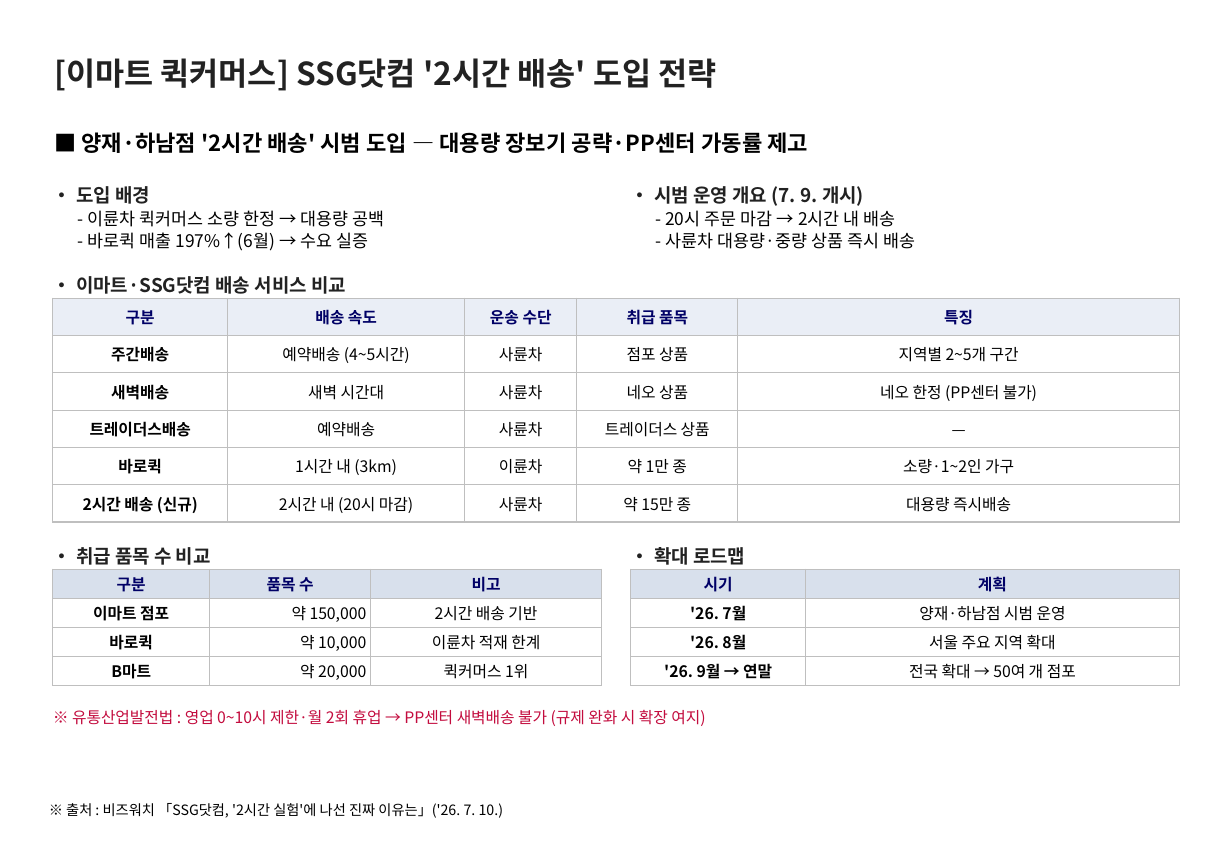
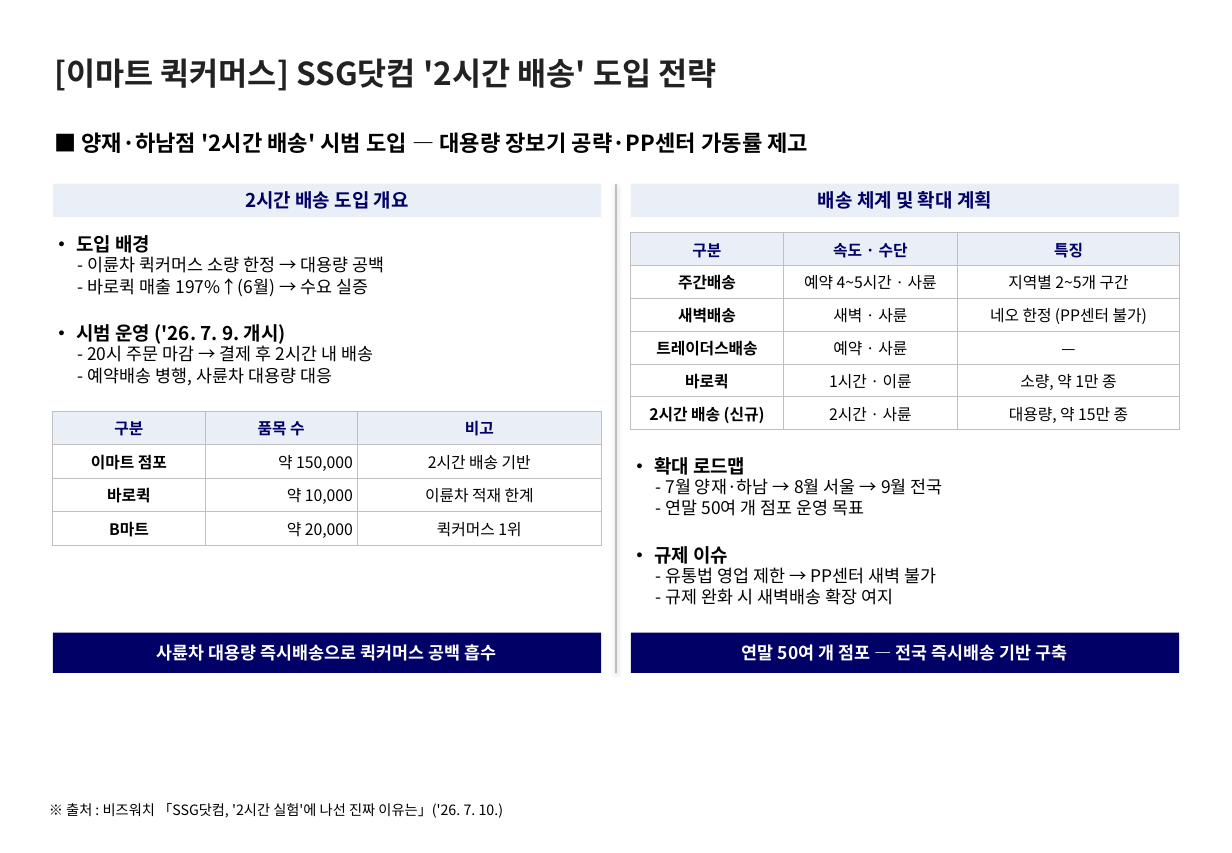
Before and after one commit to avoseed/web1, a slide deck: slide 1 of reports/ssg-quickcommerce-onepager.pptx. Drawn at 1232x853 pixels with LibreOffice and Linux fonts; fonts in the diff are those of the drawing. Boxes give left, top, right and bottom in pixels: in the first picture for what was removed or moved away, otherwise in the second. Text is boxed around its words. In the diff, an @@ line names an element or a change of style, - is before the commit and + after.

```diff
--- a/reports/ssg-quickcommerce-onepager.pptx
+++ b/reports/ssg-quickcommerce-onepager.pptx
@@ rectangle added at (52,183,601,217), fill #EAEEF6 @@
@@ text added at (245,191,409,209), 12 pt, text #000066, bold @@
+2시간 배송 도입 개요
@@ elbow line added from (617, 183) to (617, 673), #BFBFBF 0.75 pt @@
@@ text "배송 체계 및 확대 계획" at (818,191,992,209): vertical alignment top to middle @@
@@ rectangle added at (631,183,1180,217), fill #EAEEF6 @@
@@ text at (818,191,992,209): text changed; text colour #222222 to #000066 @@
-• 시범 운영 개요 (7. 9. 개시)
+배송 체계 및 확대 계획
@@ text "• 도입 배경": place and size @@
-text "• 도입 배경" at (76,186,150,204)
+text "• 도입 배경" at (76,235,150,257)
@@ text "• 도입 배경" at (76,235,150,257): text colour #222222 to #000000 @@
@@ table at (631,233,1181,430) @@
-column 2: 배송 속도 | 예약배송 (4~5시간) | 새벽 시간대 | 예약배송 | 1시간 내 (3km) | 2시간 내 (20시 마감)
-column 3: 운송 수단 | 사륜차 | 사륜차 | 사륜차 | 이륜차 | 사륜차
-column 4: 취급 품목 | 점포 상품 | 네오 상품 | 트레이더스 상품 | 약 1만 종 | 약 15만 종
-column 5: 특징 | 지역별 2~5개 구간 | 네오 한정 (PP센터 불가) | — | 소량·1~2인 가구 | 대용량 즉시배송
+column 2: 속도 · 수단 | 예약 4~5시간 · 사륜 | 새벽 · 사륜 | 예약 · 사륜 | 1시간 · 이륜 | 2시간 · 사륜
+column 3: 특징 | 지역별 2~5개 구간 | 네오 한정 (PP센터 불가) | — | 소량, 약 1만 종 | 대용량, 약 15만 종
@@ table: place and size @@
-table at (52,298,1180,522)
+table at (631,233,1181,430)
@@ text "- 이륜차 퀵커머스 소량 한정 ...": place and size @@
-text "- 이륜차 퀵커머스 소량 한정 ..." at (87,210,385,227)
+text "- 이륜차 퀵커머스 소량 한정 ..." at (87,256,385,273)
@@ text removed at (76,276,346,294) @@
-• 이마트·SSG닷컴 배송 서비스 비교
@@ text "- 바로퀵 매출 197%↑(6월) → ...": place and size @@
-text "- 바로퀵 매출 197%↑(6월) → ..." at (87,232,369,251)
+text "- 바로퀵 매출 197%↑(6월) → ..." at (87,278,369,297)
@@ text added at (76,324,286,346), 12 pt, text #000000, bold @@
+• 시범 운영 ('26. 7. 9. 개시)
@@ text at (87,343,373,362): text changed @@
-- 20시 주문 마감 → 2시간 내 배송
+- 20시 주문 마감 → 결제 후 2시간 내 배송
@@ text added at (87,367,332,385), 11 pt, text #000000 @@
+- 예약배송 병행, 사륜차 대용량 대응
@@ table at (52,411,602,545) @@
@@ fill #D8E0EC to #EAEEF6 in row 1 @@
@@ table: place and size @@
-table at (52,569,602,685)
+table at (52,411,602,545)
@@ text "• 확대 로드맵" at (654,457,745,475): text colour #222222 to #000000 @@
@@ text "• 확대 로드맵": place and size @@
-text "• 확대 로드맵" at (654,547,745,565)
+text "• 확대 로드맵" at (654,457,745,475)
@@ text added at (665,478,943,495), 11 pt, text #000000 @@
+- 7월 양재·하남 → 8월 서울 → 9월 전국
@@ text added at (665,499,864,516), 11 pt, text #000000 @@
+- 연말 50여 개 점포 운영 목표
@@ text removed at (76,547,211,565) @@
-• 취급 품목 수 비교
@@ table removed at (631,569,1181,685), 4 rows, 2 columns @@
-시기 | 계획
-'26. 7월 | 양재·하남점 시범 운영
-'26. 8월 | 서울 주요 지역 확대
-'26. 9월 → 연말 | 전국 확대 → 50여 개 점포
@@ text added at (654,546,728,568), 12 pt, text #000000, bold @@
+• 규제 이슈
@@ text added at (665,567,937,584), 11 pt, text #000000 @@
+- 유통법 영업 제한 → PP센터 새벽 불가
@@ text added at (665,588,893,605), 11 pt, text #000000 @@
+- 규제 완화 시 새벽배송 확장 여지
@@ text "사륜차 대용량 즉시배송으로 퀵커머스 공백 ..." at (157,644,497,661): vertical alignment top to middle @@
@@ rectangle added at (52,632,601,672), fill #000066 @@
@@ text at (157,644,497,661): text changed; text colour #000000 to #FFFFFF; bold on @@
-- 사륜차 대용량·중량 상품 즉시 배송
+사륜차 대용량 즉시배송으로 퀵커머스 공백 흡수
@@ rectangle added at (631,632,1180,672), fill #000066 @@
@@ text added at (742,644,1068,661), 11 pt, text #FFFFFF, bold @@
+연말 50여 개 점포 — 전국 즉시배송 기반 구축
@@ text removed at (72,710,705,726) @@
-※ 유통산업발전법 : 영업 0~10시 제한·월 2회 휴업 → PP센터 새벽배송 불가 (규제 완화 시 확장 여지)
```
Also in this commit, not shown: 3 other files.
